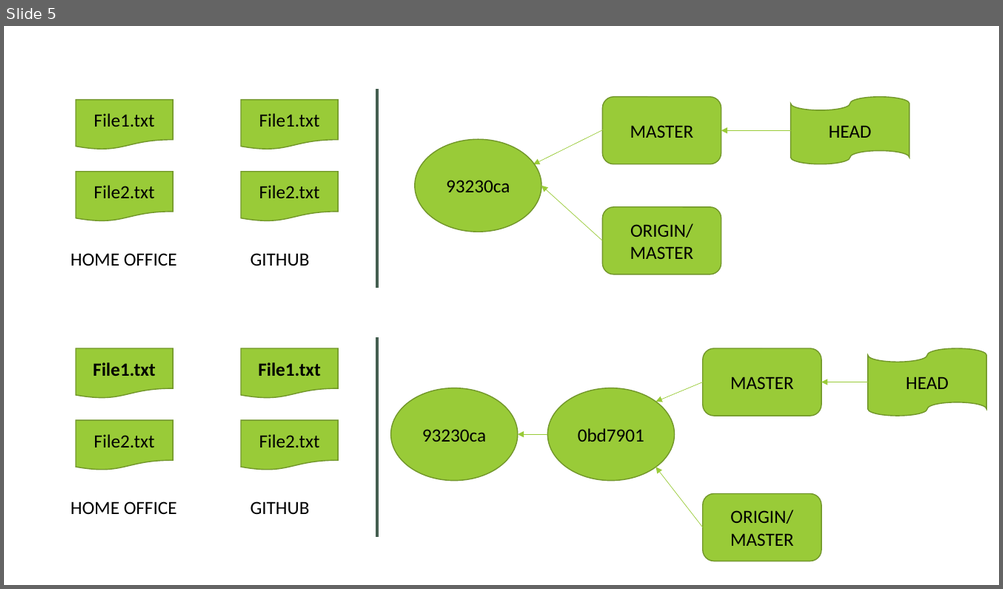
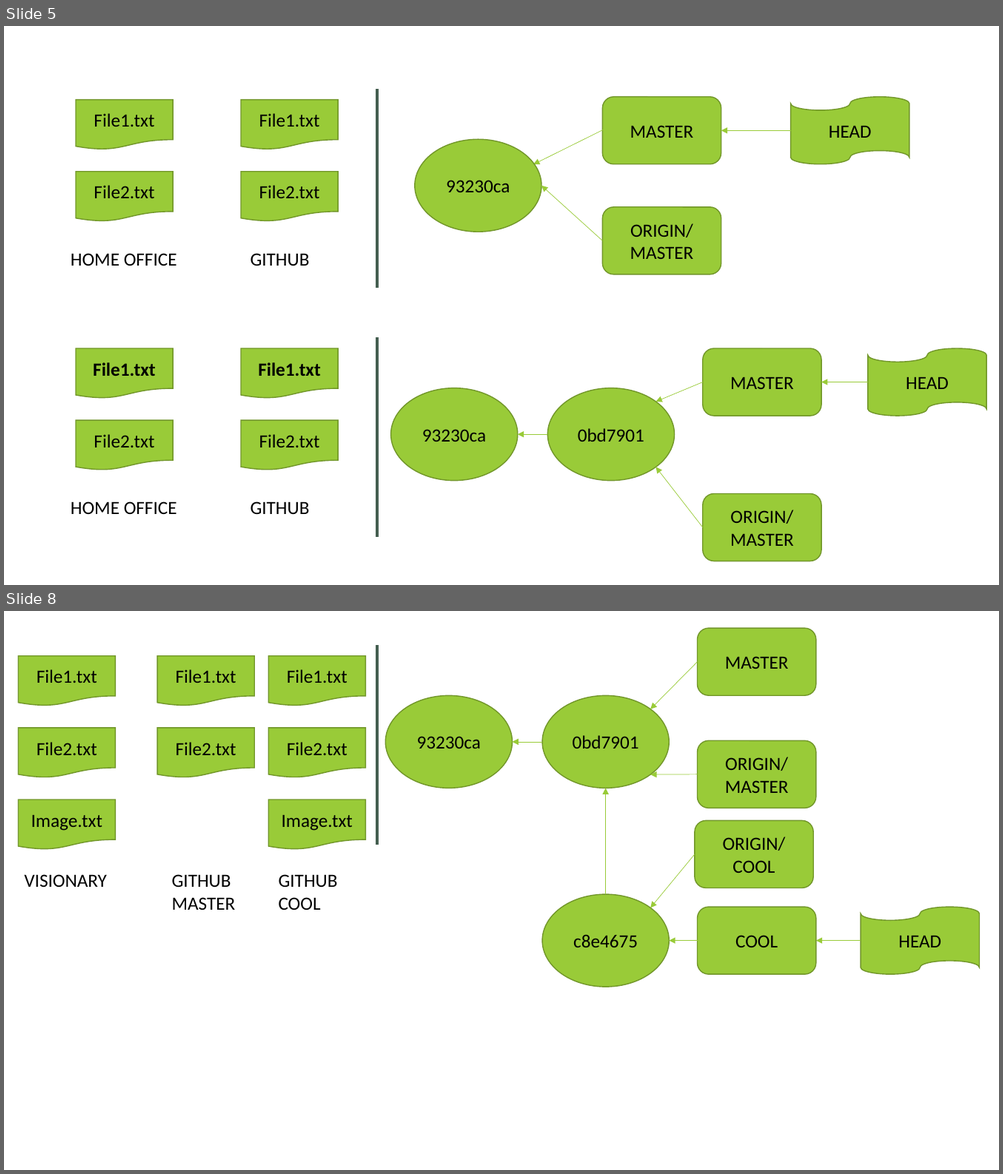
Before and after one commit to sergiorgiraldo/GitTraining, a slide deck: Presentation1.pptx. Shown one above the other, each under a label of ours: slide 5 before the commit, slides 5 and 8 after it; the slides between them are not shown. The pictures are 1003x589 and 1003x1174 pixels, drawn with LibreOffice and Linux fonts; fonts in the diff are those of the drawing. Boxes give left, top, right and bottom in pixels: in the first picture for what was removed or moved away, otherwise in the second. Text is boxed around its words. In the diff, an @@ line names an element or a change of style, - is before the commit and + after.

```diff
--- a/Presentation1.pptx
+++ b/Presentation1.pptx
@@ slide 8 added at bbox=[4, 611, 999, 1170], background #FFFFFF @@
@@ rounded rectangle added at bbox=[697, 628, 816, 695], fill #99CB38, outline #719629 1 pt, 18 pt, text #000000 @@
+MASTER
@@ line added from (377, 645) to (377, 845), #455F51 2.75 pt @@
@@ flow chart document added at bbox=[18, 655, 115, 706], fill #99CB38, outline #719629 1 pt, 18 pt, text #000000 @@
+File1.txt
@@ flow chart document added at bbox=[157, 655, 254, 706], fill #99CB38, outline #719629 1 pt, 18 pt, text #000000 @@
+File1.txt
@@ flow chart document added at bbox=[268, 655, 365, 706], fill #99CB38, outline #719629 1 pt, 18 pt, text #000000 @@
+File1.txt
@@ arrow added from (697, 662) to (650, 709), #99CB38 0.5 pt @@
@@ ellipse added at bbox=[385, 695, 512, 788], fill #99CB38, outline #719629 1 pt, 18 pt, text #000000 @@
+93230ca
@@ ellipse added at bbox=[542, 695, 669, 788], fill #99CB38, outline #719629 1 pt, 18 pt, text #000000 @@
+0bd7901
@@ flow chart document added at bbox=[18, 728, 115, 778], fill #99CB38, outline #719629 1 pt, 18 pt, text #000000 @@
+File2.txt
@@ flow chart document added at bbox=[157, 728, 254, 778], fill #99CB38, outline #719629 1 pt, 18 pt, text #000000 @@
+File2.txt
@@ flow chart document added at bbox=[268, 728, 365, 778], fill #99CB38, outline #719629 1 pt, 18 pt, text #000000 @@
+File2.txt
@@ arrow added from (542, 742) to (512, 742), #99CB38 0.5 pt @@
@@ rounded rectangle added at bbox=[697, 741, 816, 808], fill #99CB38, outline #719629 1 pt, 18 pt, text #000000 @@
+ORIGIN/
+MASTER
@@ arrow added from (697, 775) to (650, 775), #99CB38 0.5 pt @@
@@ flow chart document added at bbox=[18, 800, 115, 850], fill #99CB38, outline #719629 1 pt, 18 pt, text #000000 @@
+Image.txt
@@ flow chart document added at bbox=[268, 800, 365, 850], fill #99CB38, outline #719629 1 pt, 18 pt, text #000000 @@
+Image.txt
@@ arrow added from (606, 894) to (606, 789), #99CB38 0.5 pt @@
@@ rounded rectangle added at bbox=[695, 820, 814, 888], fill #99CB38, outline #719629 1 pt, 18 pt, text #000000 @@
+ORIGIN/
+COOL
@@ arrow added from (695, 854) to (650, 908), #99CB38 0.5 pt @@
@@ text added at bbox=[24, 874, 107, 887], 18 pt, text #000000 @@
+VISIONARY
@@ text added at bbox=[172, 874, 236, 910], 18 pt, text #000000 @@
+GITHUB
+MASTER
@@ text added at bbox=[279, 874, 338, 910], 18 pt, text #000000 @@
+GITHUB
+COOL
@@ ellipse added at bbox=[542, 894, 669, 987], fill #99CB38, outline #719629 1 pt, 18 pt, text #000000 @@
+c8e4675
@@ rounded rectangle added at bbox=[697, 907, 816, 974], fill #99CB38, outline #719629 1 pt, 18 pt, text #000000 @@
+COOL
@@ flow chart punched tape added at bbox=[860, 907, 979, 974], fill #99CB38, outline #719629 1 pt, 18 pt, text #000000 @@
+HEAD
@@ arrow added from (697, 941) to (669, 941), #99CB38 0.5 pt @@
@@ arrow added from (860, 941) to (816, 941), #99CB38 0.5 pt @@
```
Also in this commit, not shown: 2 other slides added, 6 other files.
